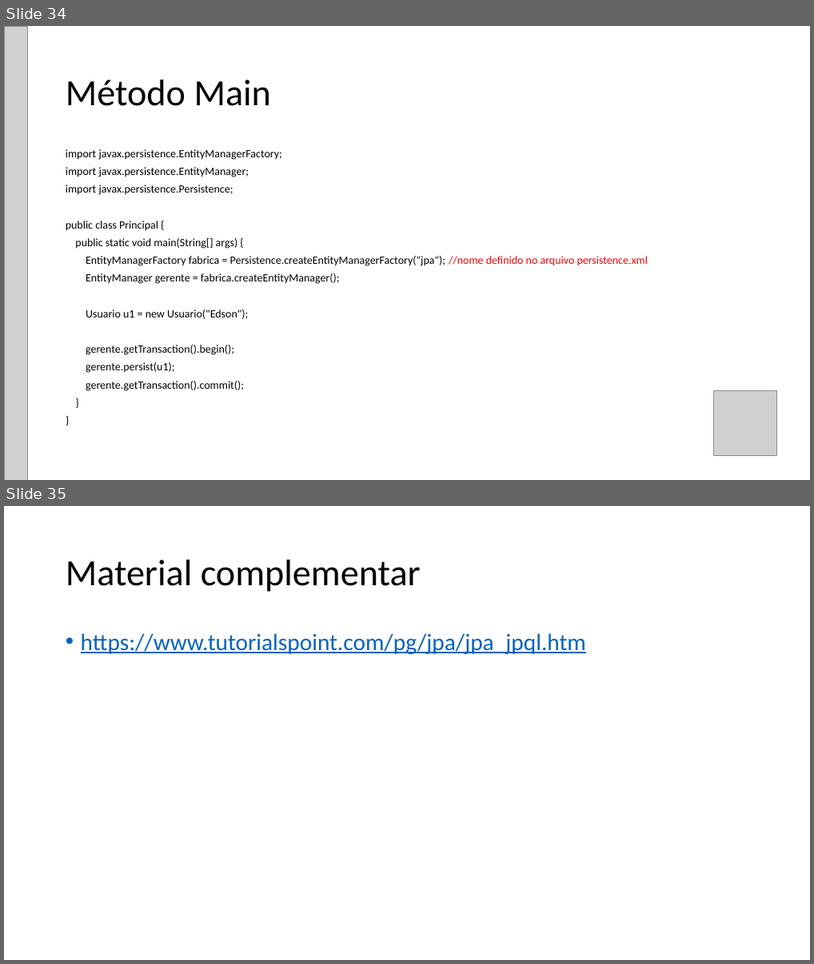
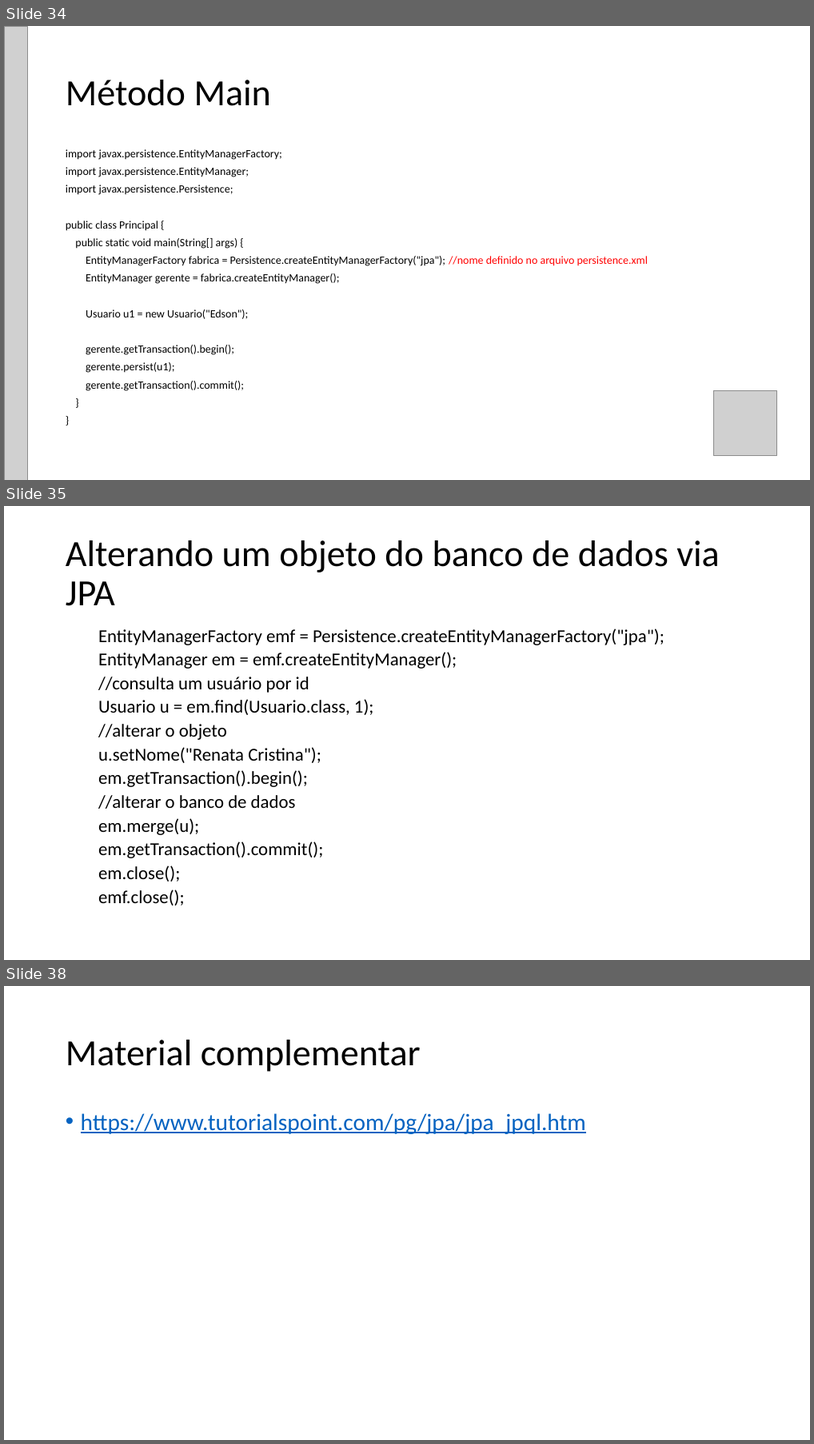
Before and after one commit to ViniciusKalach/FacensPOO202301, a slide deck: Material/POOAula12 - JPA Code First.pptx. Shown one above the other, each under a label of ours: slides 34 and 35 before the commit, slides 34, 35 and 38 after it; the slides between them are not shown. The pictures are 814x964 and 814x1444 pixels, drawn with LibreOffice and Linux fonts; fonts in the diff are those of the drawing; grey boxes stand for pictures. Boxes give left, top, right and bottom in pixels: in the first picture for what was removed or moved away, otherwise in the second. Text is boxed around its words. In the diff, an @@ line names an element or a change of style, - is before the commit and + after.

```diff
--- a/Material/POOAula12 - JPA Code First.pptx
+++ b/Material/POOAula12 - JPA Code First.pptx
@@ slide 35 added at (4,506,810,960), background #FFFFFF @@
@@ title added at (66,540,720,606), 44 pt, text #000000 @@
+Alterando um objeto do banco de dados via JPA
@@ text added at (98,628,665,905), 21.7 pt, text #000000 @@
+EntityManagerFactory emf = Persistence.createEntityManagerFactory("jpa");
+EntityManager em = emf.createEntityManager();
+//consulta um usuário por id
+Usuario u = em.find(Usuario.class, 1);
+//alterar o objeto
+u.setNome("Renata Cristina");
+em.getTransaction().begin();
+//alterar o banco de dados
+em.merge(u);
+em.getTransaction().commit();
+em.close();
+emf.close();
@@ what was slide 35 is now slide 38 @@
```
Also in this commit, not shown: 2 other slides added, 3 other files.
